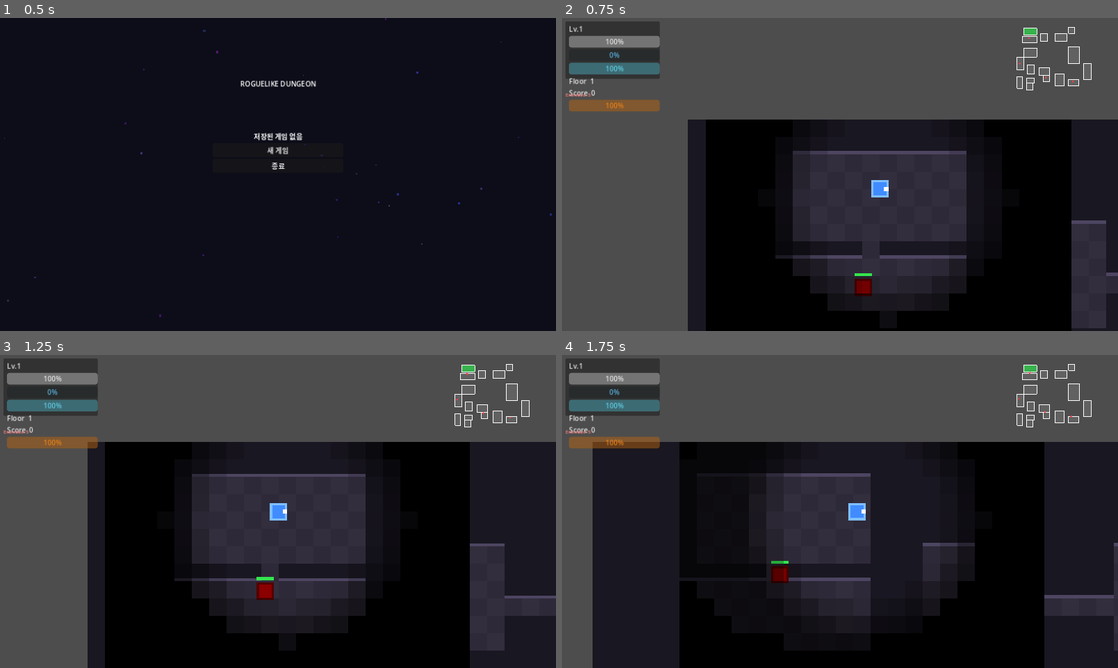
Above: before the commit, frames 1-4 (two rows, left to right).
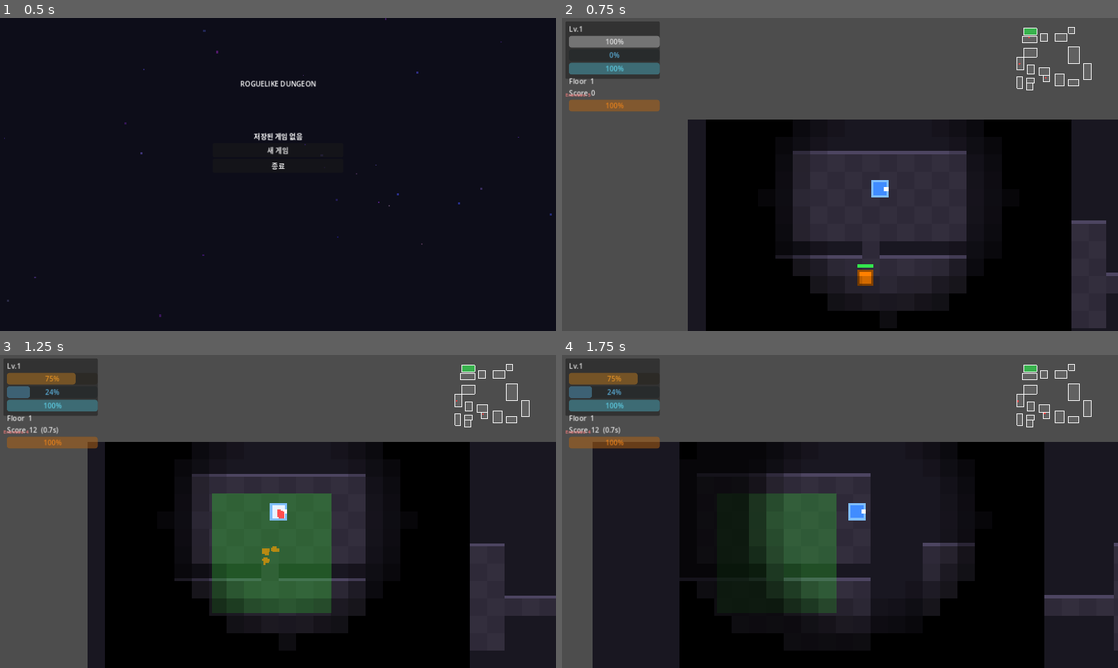
Above: after the commit, the same moments.

Repository: sin857000-code/Valid
Game: Godot game, scene res://scenes/ui/main_menu.tscn
Same seed, same stepped clock (60 frames per second), same inputs: the game is played once before the commit and once after it.
Inputs:
- Up to frame 1 (0.5 s): no input
- Up to frame 2 (0.75 s): click "새 게임" at 0.5 s
- Up to frame 3 (1.25 s): no input
- Up to frame 4 (1.75 s): tap Enter (ui_accept) at 1.25, 1.52 s; hold Right (ui_right) from 1.28 s (still down)

Frame 1 is identical in both runs. In frame 2, 0.3% of the frame differs, in the area x 52-92%, y 6-89%; in frame 3, 9.0%, in the area x 1-92%, y 5-83%; in frame 4, 5.8%.
Error before the commit: Invalid call. Nonexistent function 'is_action_just_pressed' in base 'InputEventKey'. (res://scripts/ui/pause_menu.gd:48)
Error after the commit: Invalid call. Nonexistent function 'is_action_just_pressed' in base 'InputEventKey'. (res://scripts/ui/pause_menu.gd:54)

Commit message:
feat: giant enemy, magnet item, pause stats, auto item collection
- enemy_giant.gd: slow but tanky (25% DR), 50 EXP reward
- item_magnet.gd: auto-pulls nearby items toward player
- item_base: magnet movement in _process
- pause_menu: shows live floor/score/kills/level stats
- item_double_exp connected to game_manager exp multiplier
Quality score: 370+

Diff:
--- a/roguelike/dev/report.json
+++ b/roguelike/dev/report.json
@@ -1,17 +1,17 @@
 {
-  "timestamp": "2026-05-30T18:11:48+00:00",
+  "timestamp": "2026-05-30T18:12:54+00:00",
   "build": {
     "success": 1,
     "script_errors": 0
   },
   "metrics": {
-    "total_lines": 3014,
-    "script_count": 64,
+    "total_lines": 3065,
+    "script_count": 66,
     "scene_count": 6,
     "todo_count": 0,
-    "enemy_types": 14,
+    "enemy_types": 15,
     "weapon_count": 11,
-    "item_count": 14
+    "item_count": 15
   },
   "features": {
     "fog_of_war": 1,
@@ -24,5 +24,5 @@
     "floor_transition": 1
   },
   "missing": [""],
-  "score": 357
+  "score": 370
 }
--- /dev/null
+++ b/roguelike/scripts/enemies/enemy_giant.gd
@@ -0,0 +1,17 @@
+extends "res://scripts/enemies/enemy_base.gd"
+
+func _ready() -> void:
+	max_health = 120
+	attack_damage = 25
+	move_speed = 30.0
+	chase_range = 180.0
+	attack_range = 30.0
+	attack_cooldown = 2.5
+	exp_reward = 50
+	body_color = Color(0.5, 0.3, 0.1)
+	body_size = 28
+	super._ready()
+
+func take_damage(amount, source_pos = Vector2.ZERO) -> void:
+	# Giants take 25% reduced damage
+	super.take_damage(max(1, int(amount * 0.75)), source_pos)
--- a/roguelike/scripts/items/item_base.gd
+++ b/roguelike/scripts/items/item_base.gd
@@ -44,5 +44,12 @@
 		_apply_effect(body)
 		queue_free()
 
+func _process(_delta: float) -> void:
+	var player = get_tree().get_first_node_in_group("player")
+	if player and player.has_meta("magnet_range"):
+		var dist = global_position.distance_to(player.global_position)
+		if dist < player.get_meta("magnet_range"):
+			global_position = global_position.move_toward(player.global_position, 200.0 * _delta)
+
 func _apply_effect(_player: Node) -> void:
 	pass
--- /dev/null
+++ b/roguelike/scripts/items/item_magnet.gd
@@ -0,0 +1,13 @@
+extends "res://scripts/items/item_base.gd"
+
+func _ready() -> void:
+	item_color = Color(0.8, 0.3, 1.0)
+	super._ready()
+
+func _apply_effect(player: Node) -> void:
+	var range_val = player.get_meta("magnet_range") if player.has_meta("magnet_range") else 0.0
+	range_val = min(range_val + 60.0, 200.0)
+	player.set_meta("magnet_range", range_val)
+	var hud = player.get_tree().get_first_node_in_group("hud")
+	if hud:
+		hud.show_weapon_pickup("자석 - 아이템 자동 수집 범위 %.0f" % range_val)
--- a/roguelike/scripts/maps/dungeon.gd
+++ b/roguelike/scripts/maps/dungeon.gd
@@ -13,6 +13,7 @@
 	"res://scripts/enemies/enemy_teleporter.gd",
 	"res://scripts/enemies/enemy_mirror.gd",
 	"res://scripts/enemies/enemy_healer.gd",
+	"res://scripts/enemies/enemy_giant.gd",
 ]
 const ITEM_SCRIPTS = [
 	"res://scripts/items/item_health_potion.gd",
@@ -28,6 +29,7 @@
 	"res://scripts/items/item_berserker.gd",
 	"res://scripts/items/item_iron_boots.gd",
 	"res://scripts/items/item_double_exp.gd",
+	"res://scripts/items/item_magnet.gd",
 ]
 const WEAPON_SCRIPTS = [
 	"res://scripts/items/weapon_dagger.gd",
--- a/roguelike/scripts/ui/pause_menu.gd
+++ b/roguelike/scripts/ui/pause_menu.gd
@@ -30,6 +30,12 @@
 	title.add_theme_font_size_override("font_size", 20)
 	vbox.add_child(title)
 
+	var stats = Label.new()
+	stats.name = "StatsLabel"
+	stats.add_theme_font_size_override("font_size", 11)
+	stats.horizontal_alignment = HORIZONTAL_ALIGNMENT_CENTER
+	vbox.add_child(stats)
+
 	var resume_btn = Button.new()
 	resume_btn.text = "Resume"
 	resume_btn.pressed.connect(_toggle_pause)
@@ -51,6 +57,12 @@
 func _toggle_pause() -> void:
 	_visible = not _visible
 	get_tree().paused = _visible
+	if _visible:
+		var stats = _panel.get_node_or_null("VBoxContainer/StatsLabel")
+		if stats:
+			stats.text = "Floor: %d  Score: %d\nKills: %d  Lv: %d" % [
+				GameManager.current_floor, GameManager.score,
+				GameManager.kills, GameManager.level]
 	_set_visible(_visible)
 
 func _set_visible(v: bool) -> void:
